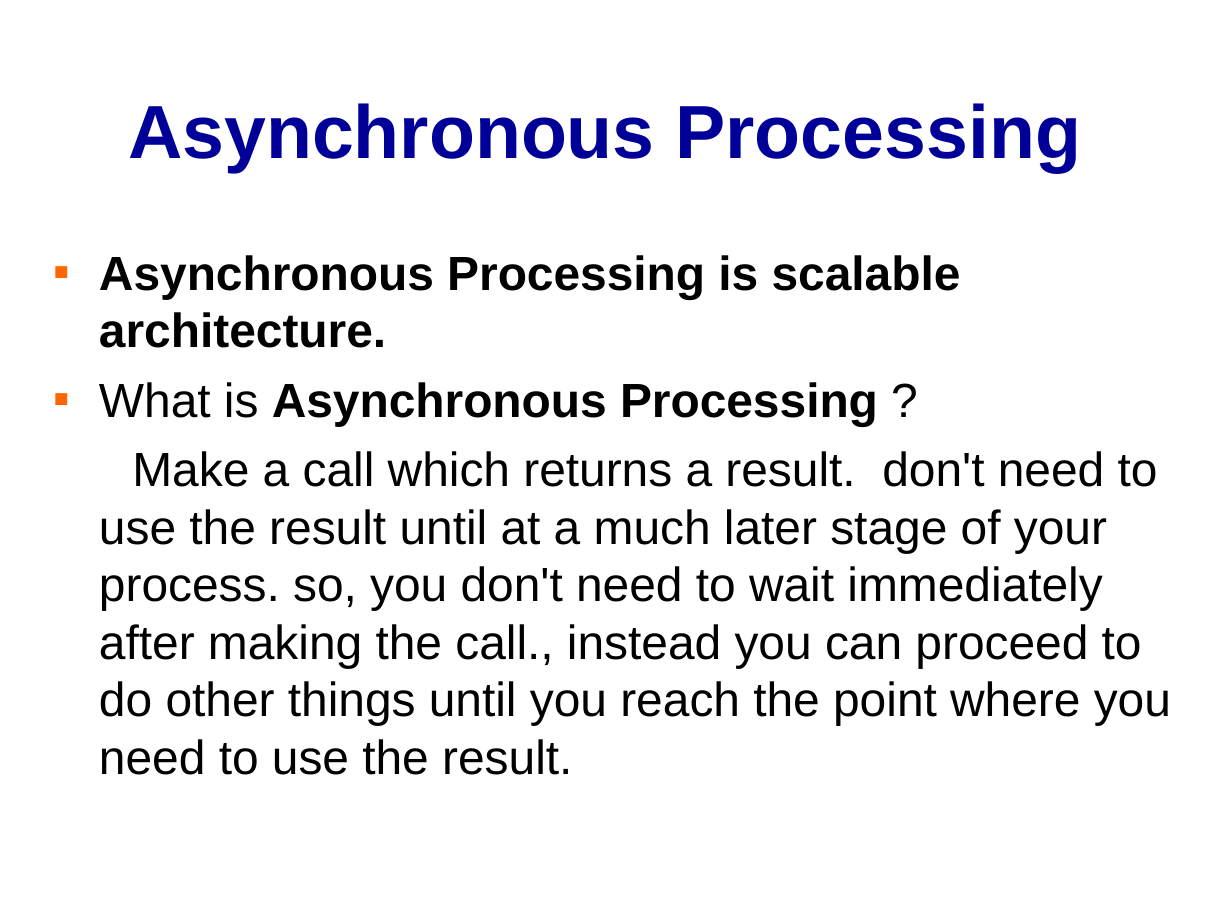
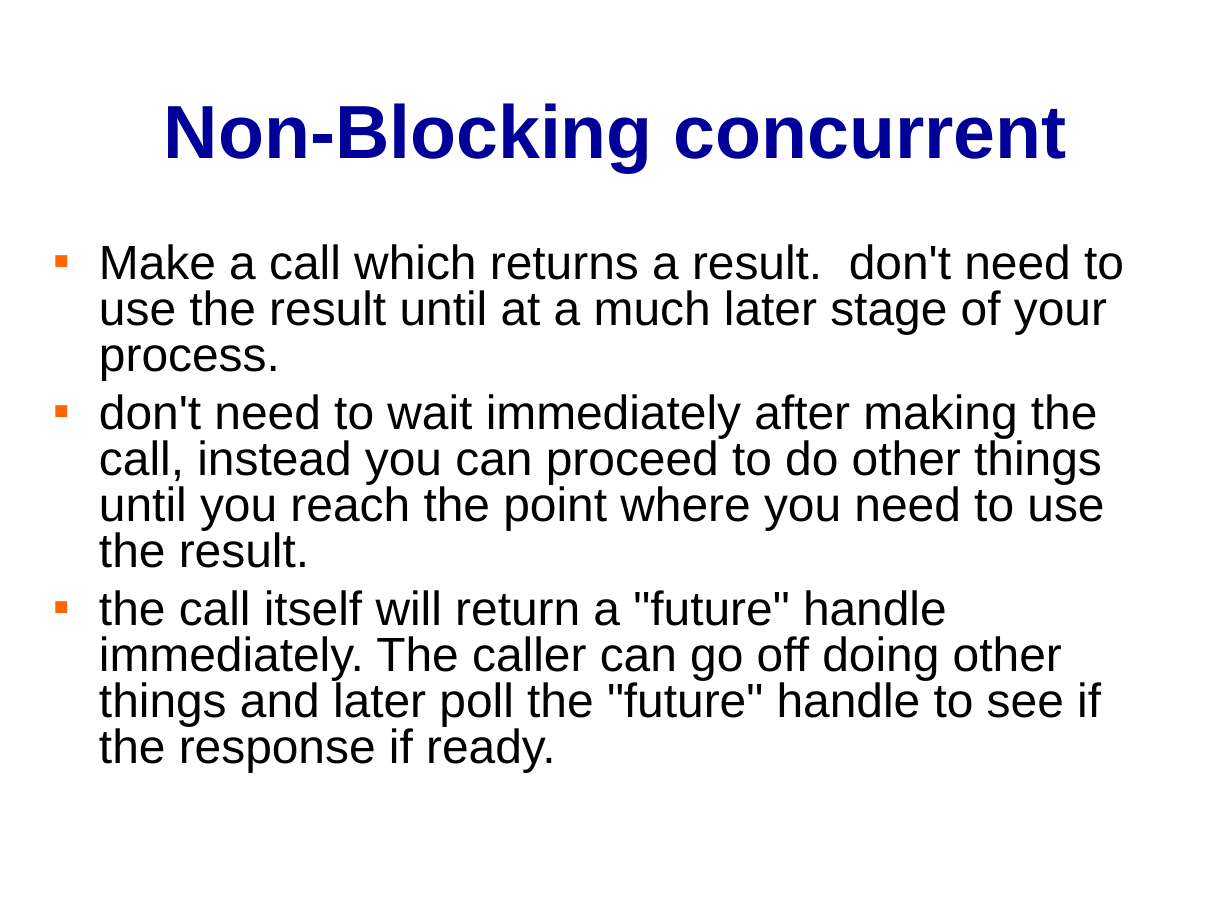
Before and after one commit to banq/jdonframework, a slide deck: slide 34 of doc/english/JdonFramework.ppt (slide 30 before the commit). Drawn at 1232x924 pixels with LibreOffice and Linux fonts; fonts in the diff are those of the drawing; background and template pictures are left out. Boxes give left, top, right and bottom in pixels: in the first picture for what was removed or moved away, otherwise in the second. Text is boxed around its words. In the diff, an @@ line names an element or a change of style, - is before the commit and + after.

```diff
--- a/doc/english/JdonFramework.ppt
+++ b/doc/english/JdonFramework.ppt
@@ title at <box>164,103,1067,172</box>: text changed @@
-Asynchronous Processing
+Non-Blocking concurrent
@@ text at <box>99,244,1124,772</box>: text changed @@
-▪ Asynchronous Processing is scalable architecture.
-▪ What is Asynchronous Processing ?
-Make a call which returns a result. don't need to use the result until at a much later stage of your process. so, you don't need to wait immediately after making the call., instead you can proceed to do other things until you reach the point where you need to use the result.
+▪ Make a call which returns a result. don't need to use the result until at a much later stage of your process.
+▪ don't need to wait immediately after making the call, instead you can proceed to do other things until you reach the point where you need to use the result.
+▪ the call itself will return a "future" handle immediately. The caller can go off doing other things and later poll the "future" handle to see if the response if ready.
```
Also in this commit, not shown: 3 other slides changed, 2 slides added, 1 slide removed, 4 other files.
